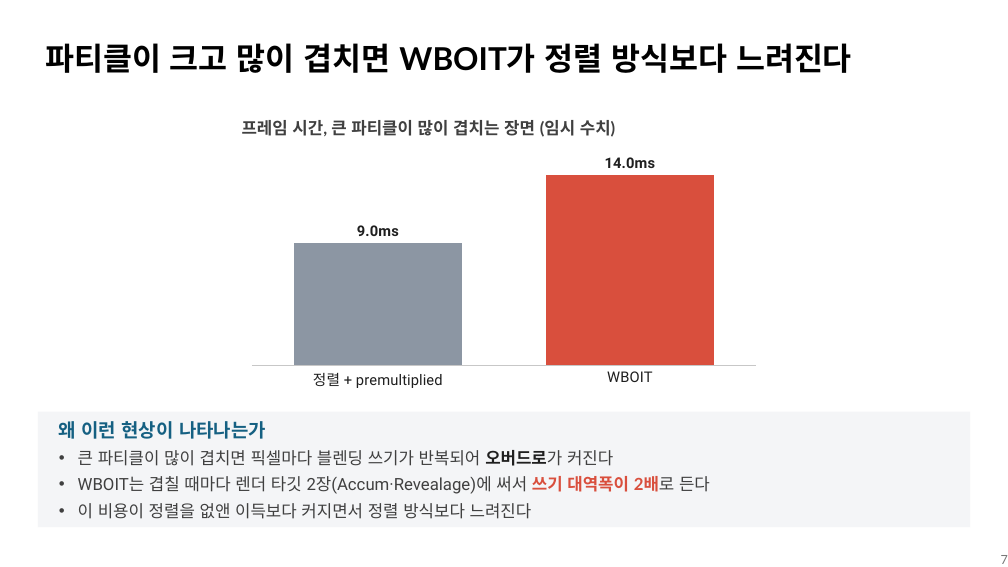
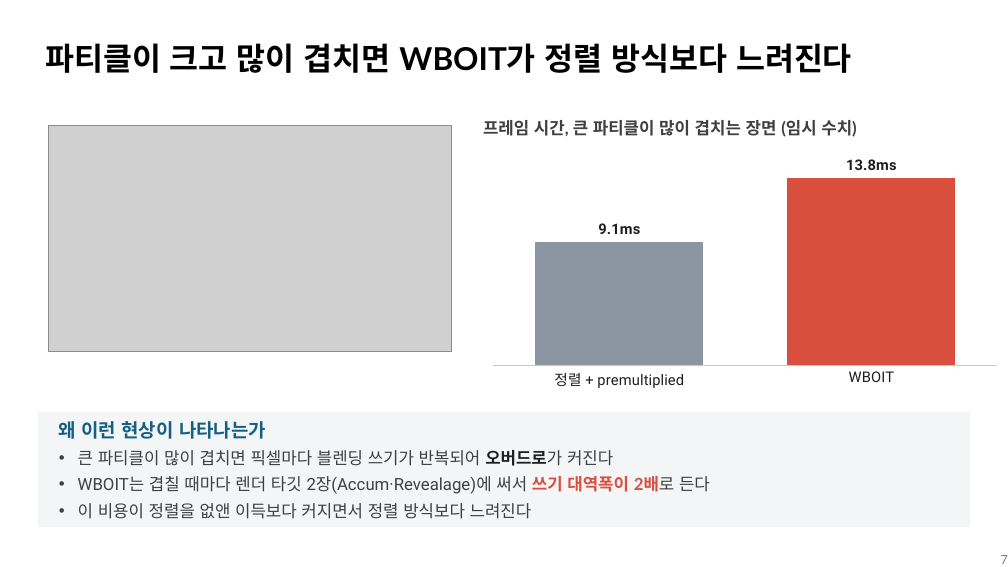
Before and after one commit to nyongnyon/Presentation-contents, a slide deck: slide 7 of 3주차 발표.pptx. Drawn at 1008x567 pixels with LibreOffice and Linux fonts; fonts in the diff are those of the drawing; grey boxes stand for pictures. Boxes give left, top, right and bottom in pixels: in the first picture for what was removed or moved away, otherwise in the second. Text is boxed around its words. In the diff, an @@ line names an element or a change of style, - is before the commit and + after.

```diff
--- a/3주차 발표.pptx
+++ b/3주차 발표.pptx
@@ text "프레임 시간, 큰 파티클이 많이 ...": place and size @@
-text "프레임 시간, 큰 파티클이 많이 ..." at (242,120,615,137)
+text "프레임 시간, 큰 파티클이 많이 ..." at (483,120,856,137)
@@ picture added at (49,126,451,352) @@
@@ column chart: place and size @@
-column chart at (241,143,766,395)
+column chart at (483,143,1008,395)
@@ column chart at (483,143,1008,395) @@
@@ Series 1, 정렬 + premultiplied: 9 to 9.1 @@
@@ Series 1, WBOIT: 14 to 13.8 @@
```
Also in this commit, not shown: 2 other slides changed, 1 slide added.
